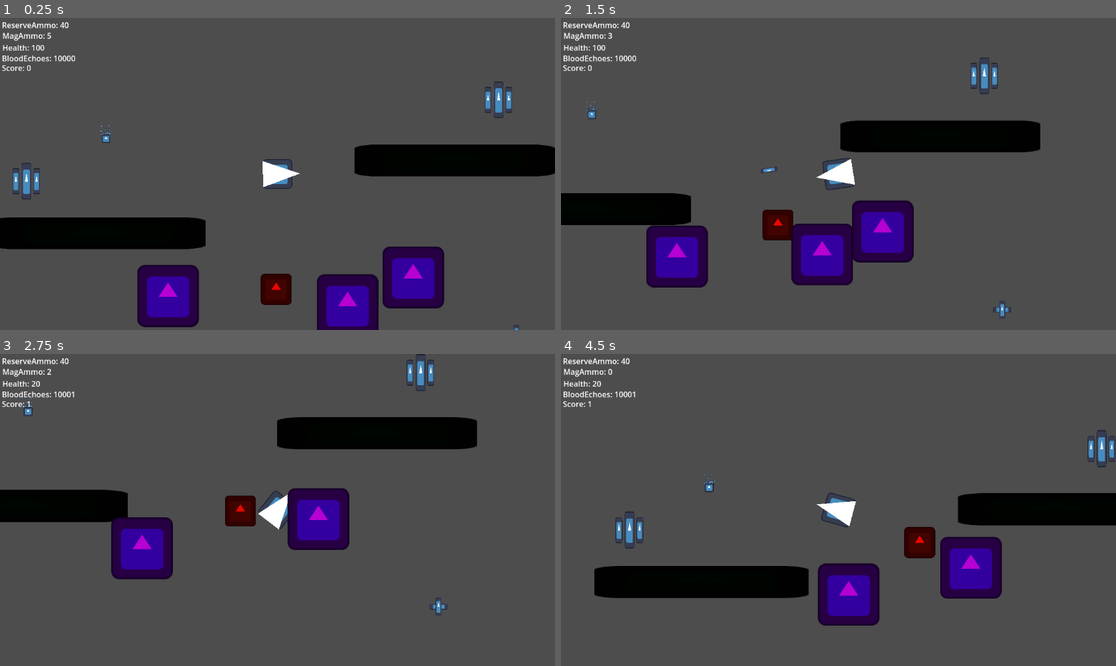
Above: before the commit, frames 1-4 (two rows, left to right).
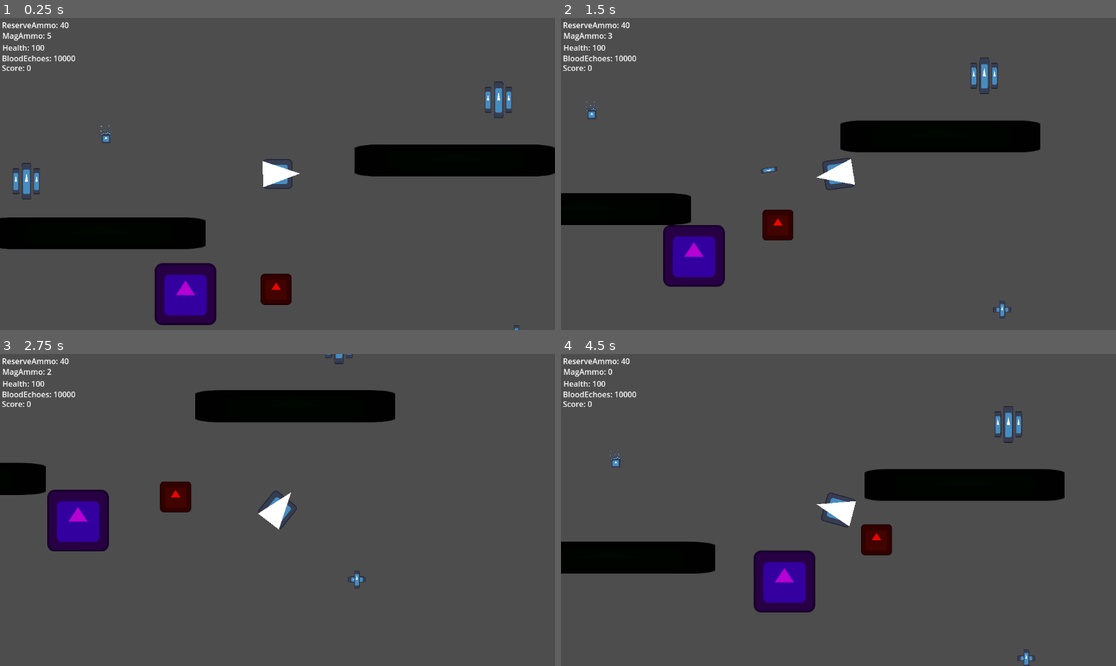
Above: after the commit, the same moments.

Repository: TheWhiteWolf0/Shooter-Game
Game: Godot game, scene res://Scenes/test_scence.tscn
Same seed, same stepped clock (60 frames per second), same inputs: the game is played once before the commit and once after it. This scene is started directly instead of the project's main scene. The engine's default icon, where the game draws it, is replaced by a stand-in: a white triangle on a blue panel in a dark square.
Inputs (mouse positions are in pixels of both pictures, inside the frame that each line leads up to):
- Up to frame 1 (0.25 s): no input
- Up to frame 2 (1.5 s): move the mouse to (960, 158) at 0.52 s; hold D (Right) 0.53-1.28 s; click (960, 158) at 0.6 s; move the mouse to (727, 189) at 1.27 s; hold S (Down) from 1.28 s (still down); click (727, 189) at 1.35 s
- Up to frame 3 (2.75 s): move the mouse to (333, 441) at 2.02 s; release S (Down) at 2.03 s; hold D (Right) from 2.03 s (still down); click (333, 441) at 2.1 s
- Up to frame 4 (4.5 s): move the mouse to (810, 572) at 2.77 s; release D (Right) at 2.78 s; hold W (Up) 2.78-3.53 s; click (810, 572) at 2.85 s; move the mouse to (1005, 556) at 3.52 s; hold A (Left) from 3.53 s (still down); click (1005, 556) at 3.6 s; move the mouse to (672, 463) at 4.27 s; click (672, 463) at 4.35 s

The runs differ from the first frame. In frame 1, 6.3% of the frame differs, in the area x 24-81%, y 73-100%; in frame 2, 6.3%; in frame 3, 17%; in frame 4, 19%, in the area x 0-100%, y 8-100%.

Commit message:
Hitboxs/collision kinds work need refinement

Diff:
--- a/shootergame/Scenes/enemy(chase).tscn
+++ b/shootergame/Scenes/enemy(chase).tscn
@@ -7,7 +7,7 @@
 radius = 69.9811
 
 [sub_resource type="CircleShape2D" id="CircleShape2D_d570n"]
-radius = 66.5657
+radius = 64.3168
 
 [node name="EnemyChase" type="CharacterBody2D"]
 scale = Vector2(0.50141, 0.50141)
--- a/shootergame/Scenes/enemy(multi_hit).tscn
+++ b/shootergame/Scenes/enemy(multi_hit).tscn
@@ -4,10 +4,10 @@
 [ext_resource type="Texture2D" uid="uid://cararyfg0c133" path="res://Sprite Frames/icon.svg" id="2_lj3yn"]
 
 [sub_resource type="CircleShape2D" id="CircleShape2D_ntxh7"]
-radius = 10.9552
+radius = 11.5226
 
 [sub_resource type="CircleShape2D" id="CircleShape2D_n4kmr"]
-radius = 40.6814
+radius = 42.0086
 
 [node name="Enemy(Multi-hit)" type="CharacterBody2D"]
 script = ExtResource("1_ntxh7")
@@ -15,7 +15,9 @@
 [node name="NavigationAgent2D" type="NavigationAgent2D" parent="."]
 
 [node name="CollisionShape2D" type="CollisionShape2D" parent="."]
-scale = Vector2(-6.11854, -6.11854)
+position = Vector2(1.5, 0.499996)
+rotation = -3.14159
+scale = Vector2(6.11854, 6.11854)
 shape = SubResource("CircleShape2D_ntxh7")
 
 [node name="Sprite2D" type="Sprite2D" parent="."]
--- a/shootergame/Scenes/test_scence.tscn
+++ b/shootergame/Scenes/test_scence.tscn
@@ -88,13 +88,5 @@
 scale = Vector2(0.50141, 0.50141)
 
 [node name="Enemy(Multi-hit)" parent="." node_paths=PackedStringArray("target_to_chase") instance=ExtResource("8_2dkxq")]
-position = Vector2(357, 502)
+position = Vector2(394, 499)
 target_to_chase = NodePath("../Player")
-
-[node name="Enemy(Multi-hit)2" parent="." node_paths=PackedStringArray("target_to_chase") instance=ExtResource("8_2dkxq")]
-position = Vector2(883, 462)
-target_to_chase = NodePath("../Player")
-
-[node name="Enemy(Multi-hit)3" parent="." node_paths=PackedStringArray("target_to_chase") instance=ExtResource("8_2dkxq")]
-position = Vector2(743, 523)
-target_to_chase = NodePath("../Player")
